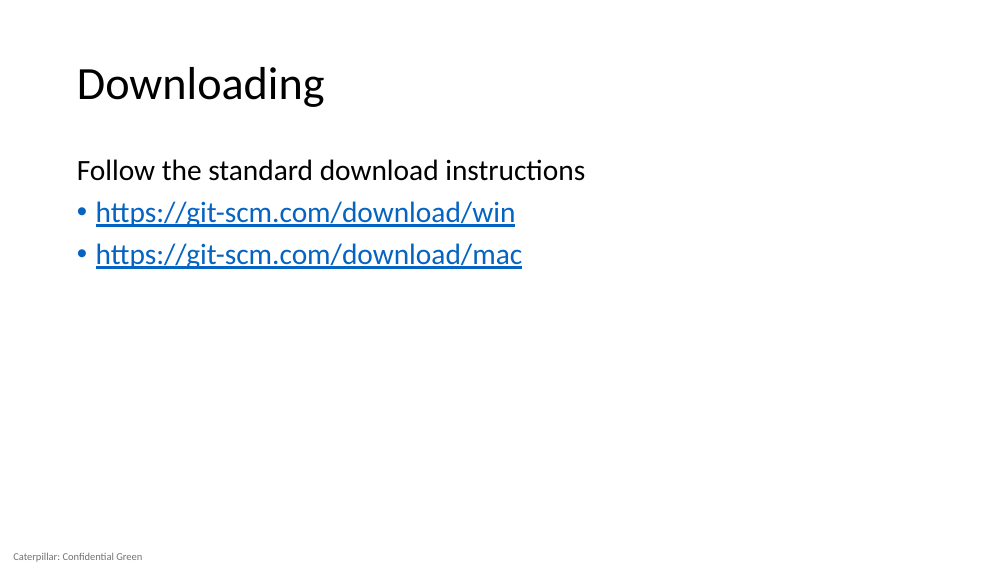
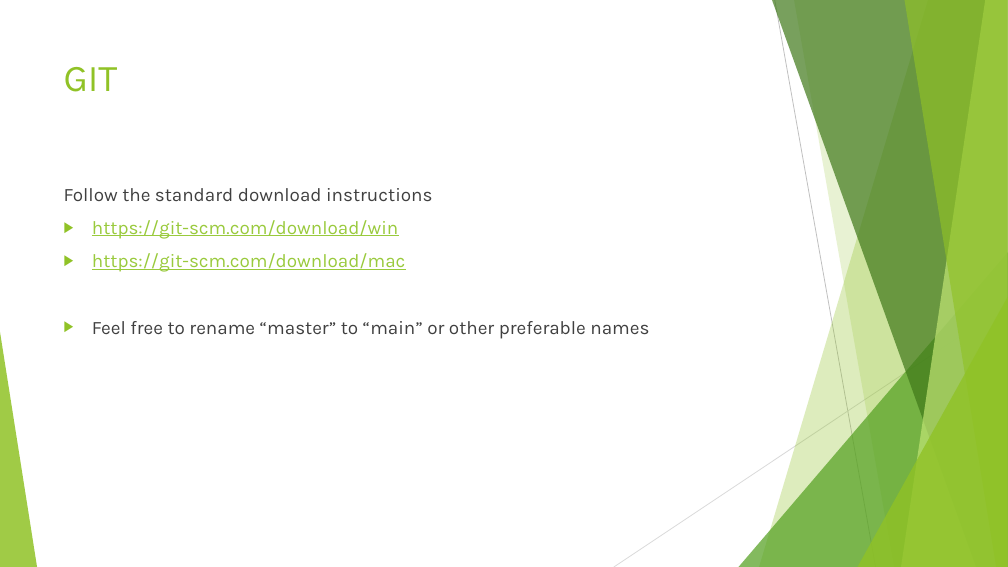
Before and after one commit to AydinGizem/teaching-github, a slide deck: slide 4 of GIT for beginners.pptx (slide 3 before the commit). Drawn at 1008x567 pixels with LibreOffice and Linux fonts; fonts in the diff are those of the drawing. Boxes give left, top, right and bottom in pixels: in the first picture for what was removed or moved away, otherwise in the second. Text is boxed around its words. In the diff, an @@ line names an element or a change of style, - is before the commit and + after.

```diff
--- a/GIT for beginners.pptx
+++ b/GIT for beginners.pptx
@@ title "GIT" at [64,67,118,92]: vertical alignment middle to top @@
@@ title at [64,67,118,92]: text changed; size 44 to 36 pt; font Calibri to Karla; text colour #000000 to #90C226 @@
-Downloading
+GIT
@@ text "Follow the standard download instructions": place and size @@
-text "Follow the standard download instructions" at [77,159,585,269]
+text "Follow the standard download instructions" at [64,188,649,339]
@@ text at [64,188,432,272]: size 28 to 18 pt, font Calibri to Karla in "Follow the standard download instructions", "https://git-scm.com/download/win", "https://git-scm.com/download/mac"; text colour #000000 to #404040 in "Follow the standard download instructions"; text colour #0563C1 to #99CA3C in "https://git-scm.com/download/win", "https://git-scm.com/download/mac"; line spacing 0.9 to 1; bullet • to ▶ @@
@@ text at [92,321,649,339]: paragraph added @@
+▶ Feel free to rename “master” to “main” or other preferable names
@@ group added at [0,0,1008,567]: 5 freeform shapes, 3 triangles, 2 lines @@
@@ text removed at [13,553,142,562] @@
-Caterpillar: Confidential Green
```
Also in this commit, not shown: 8 other slides changed, 8 slides added, 2 slides removed, 1 other file.
